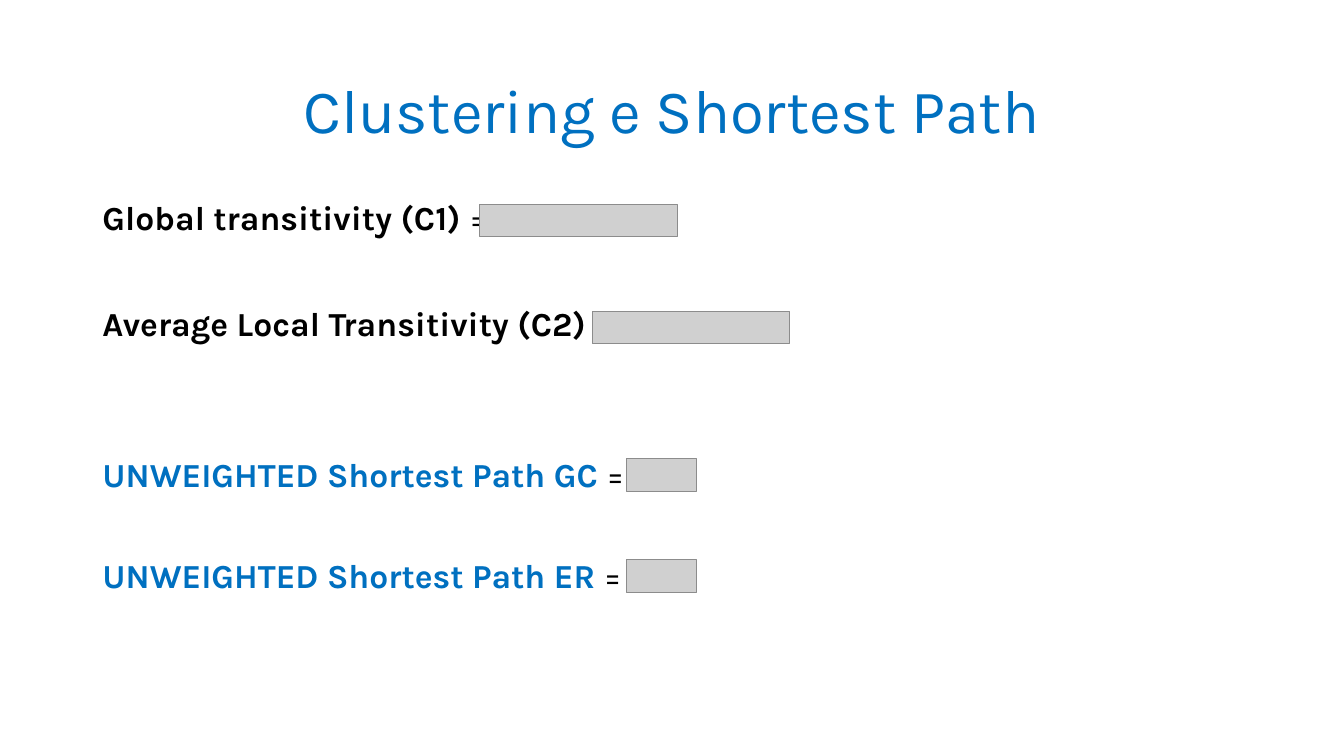
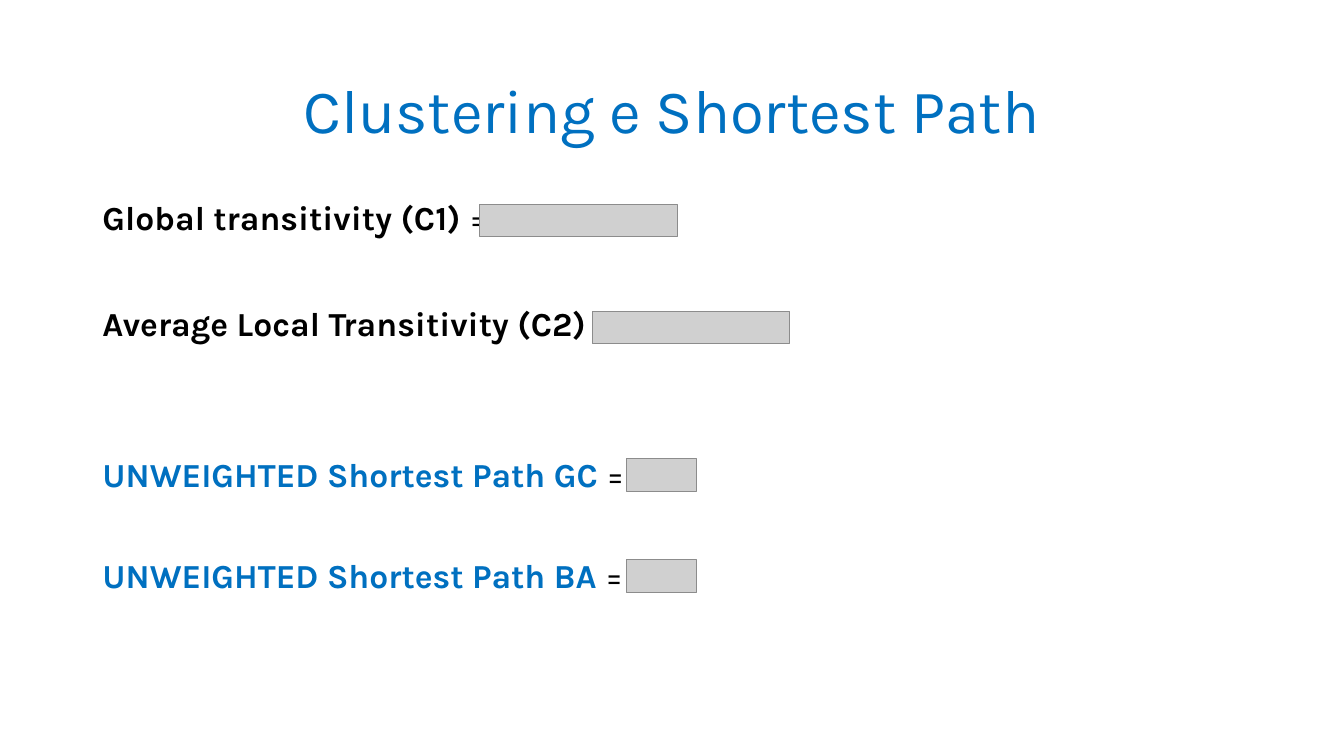
Before and after one commit to AntonioDonnangelo/SNA, a slide deck: slide 15 of Presentation_Group_6.pptx. Drawn at 1344x756 pixels with LibreOffice and Linux fonts; fonts in the diff are those of the drawing; grey boxes stand for pictures. Boxes give left, top, right and bottom in pixels: in the first picture for what was removed or moved away, otherwise in the second. Text is boxed around its words. In the diff, an @@ line names an element or a change of style, - is before the commit and + after.

Commit message:
minor

```diff
--- a/Presentation_Group_6.pptx
+++ b/Presentation_Group_6.pptx
@@ text at (x1=102, y1=565, x2=597, y2=589): text changed @@
-UNWEIGHTED Shortest Path ER =
+UNWEIGHTED Shortest Path BA =
```
Also in this commit, not shown: 2 other slides changed.
